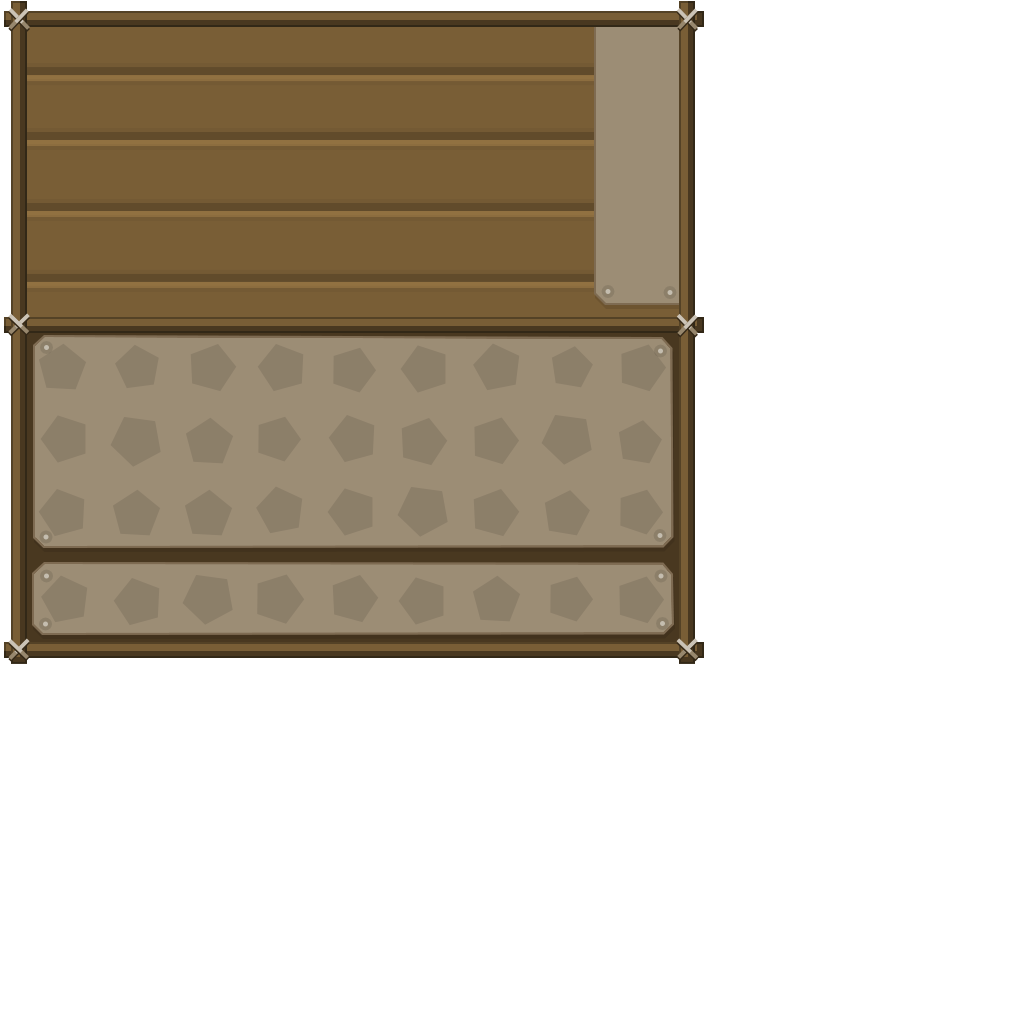
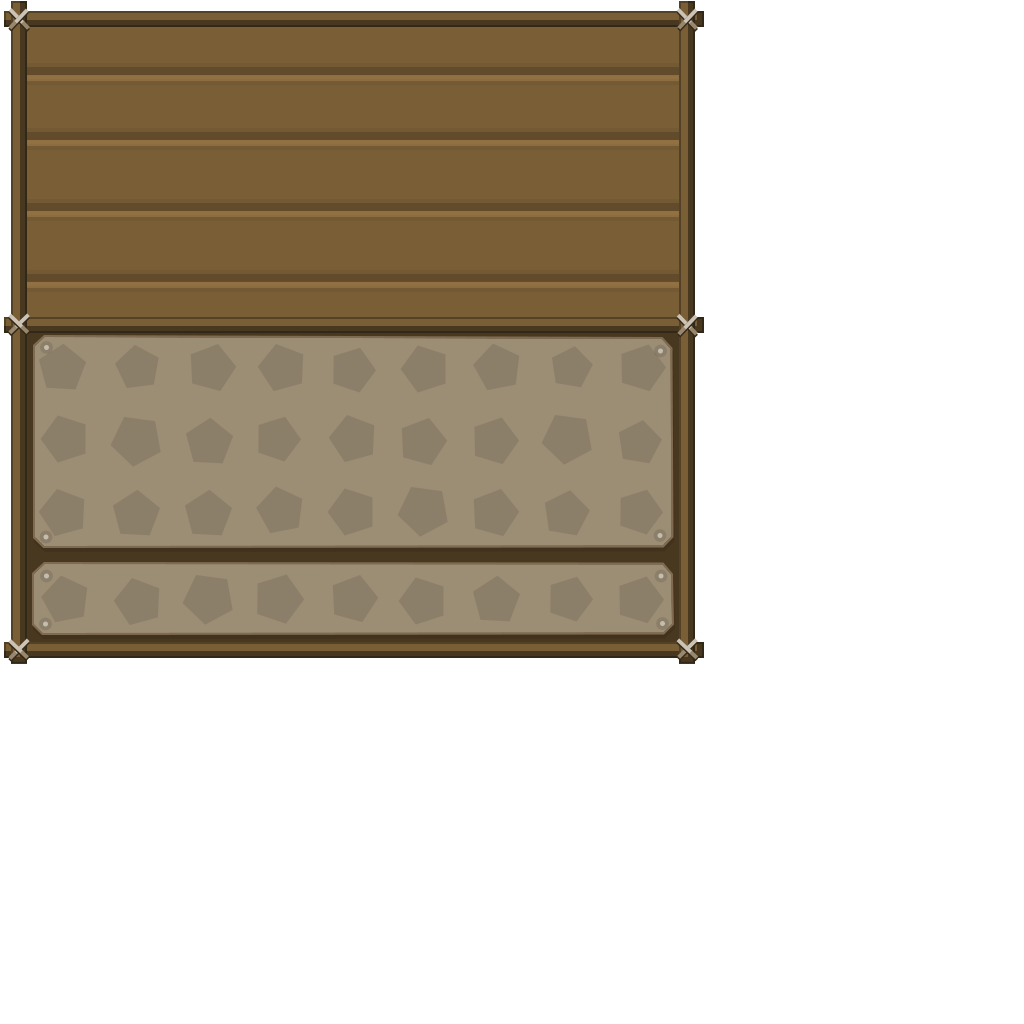
The second 1024 x 1024 image is a revision of the first. Changes to its layers:
painted on "elipsis" over [605,289,673,295]
painted on "Forme 19" over [594,27,679,305]
